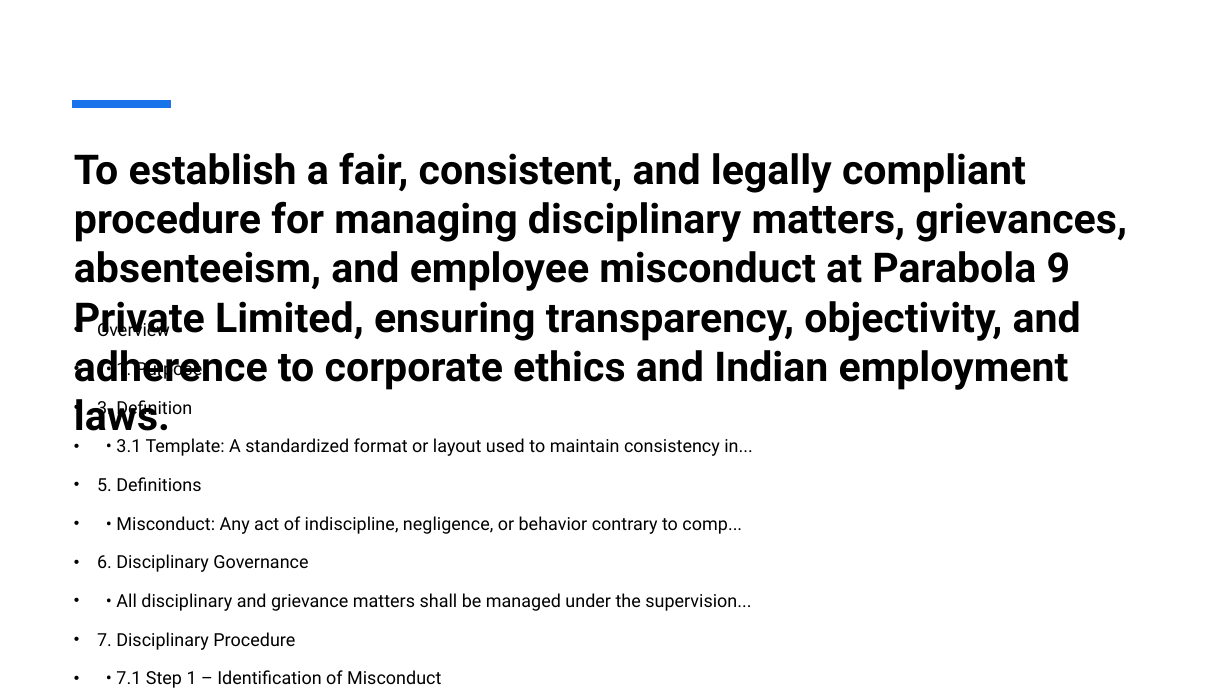
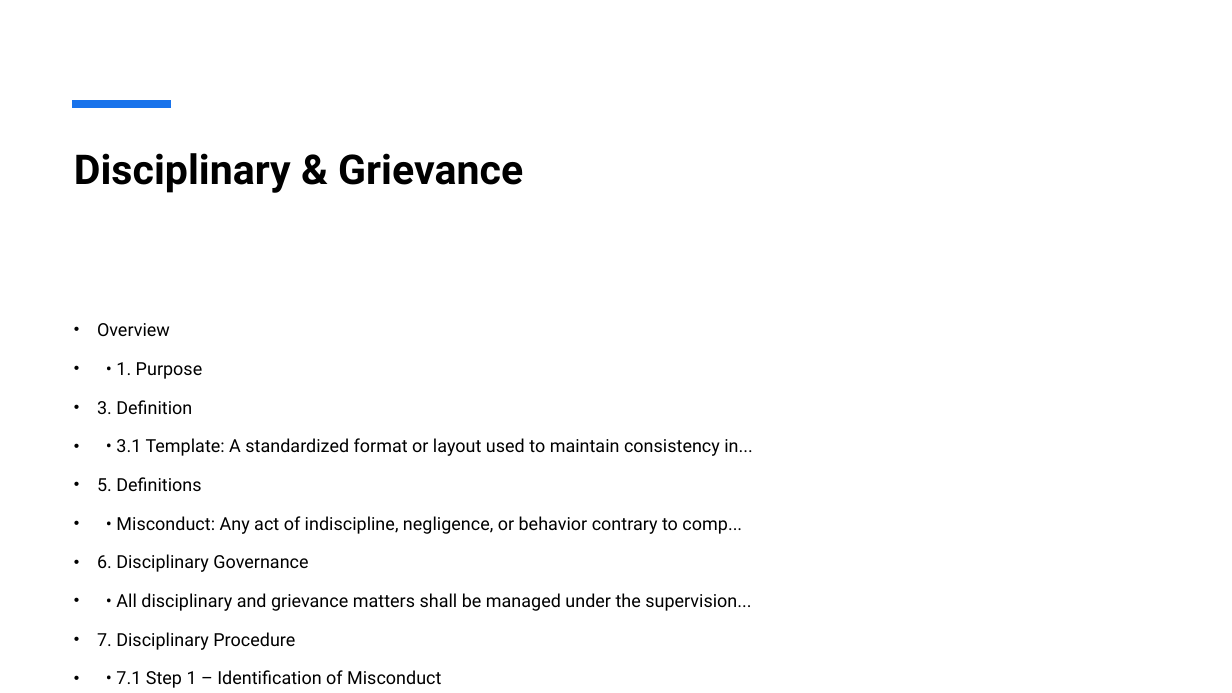
Before and after one commit to Sabushaik/SOP, a slide deck: slide 21 of Comprehensive_SOP_Presentation.pptx. Drawn at 1232x693 pixels with LibreOffice and Linux fonts; fonts in the diff are those of the drawing. Boxes give left, top, right and bottom in pixels: in the first picture for what was removed or moved away, otherwise in the second. Text is boxed around its words. In the diff, an @@ line names an element or a change of style, - is before the commit and + after.

```diff
--- a/Comprehensive_SOP_Presentation.pptx
+++ b/Comprehensive_SOP_Presentation.pptx
@@ title at (74,153,523,193): text changed @@
-To establish a fair, consistent, and legally compliant procedure for managing disciplinary matters, grievances, absenteeism, and employee misconduct at Parabola 9 Private Limited, ensuring transparency, objectivity, and adherence to corporate ethics and Indian employment laws.
+Disciplinary & Grievance
```
Also in this commit, not shown: 12 other slides changed, 1 other file.
